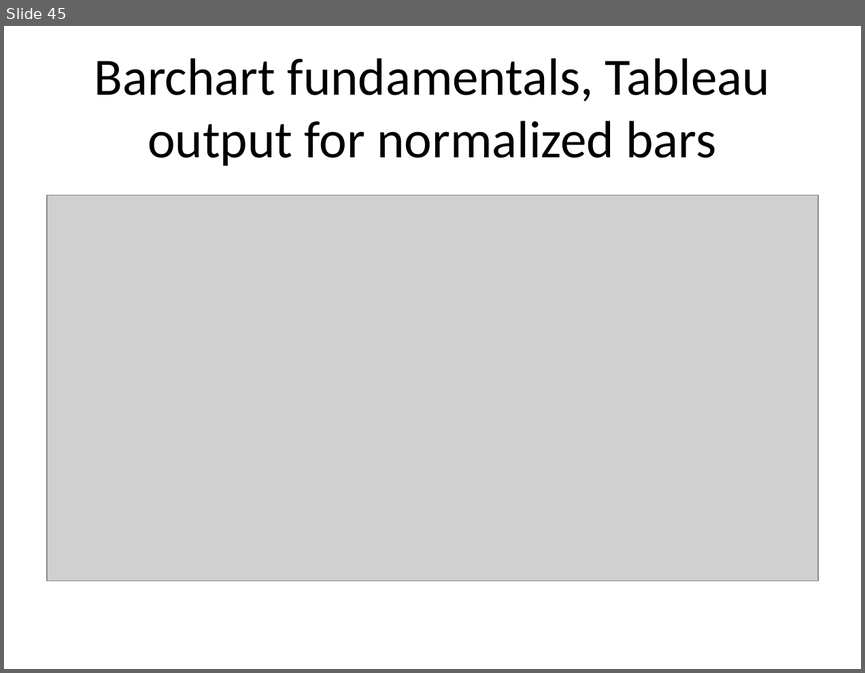
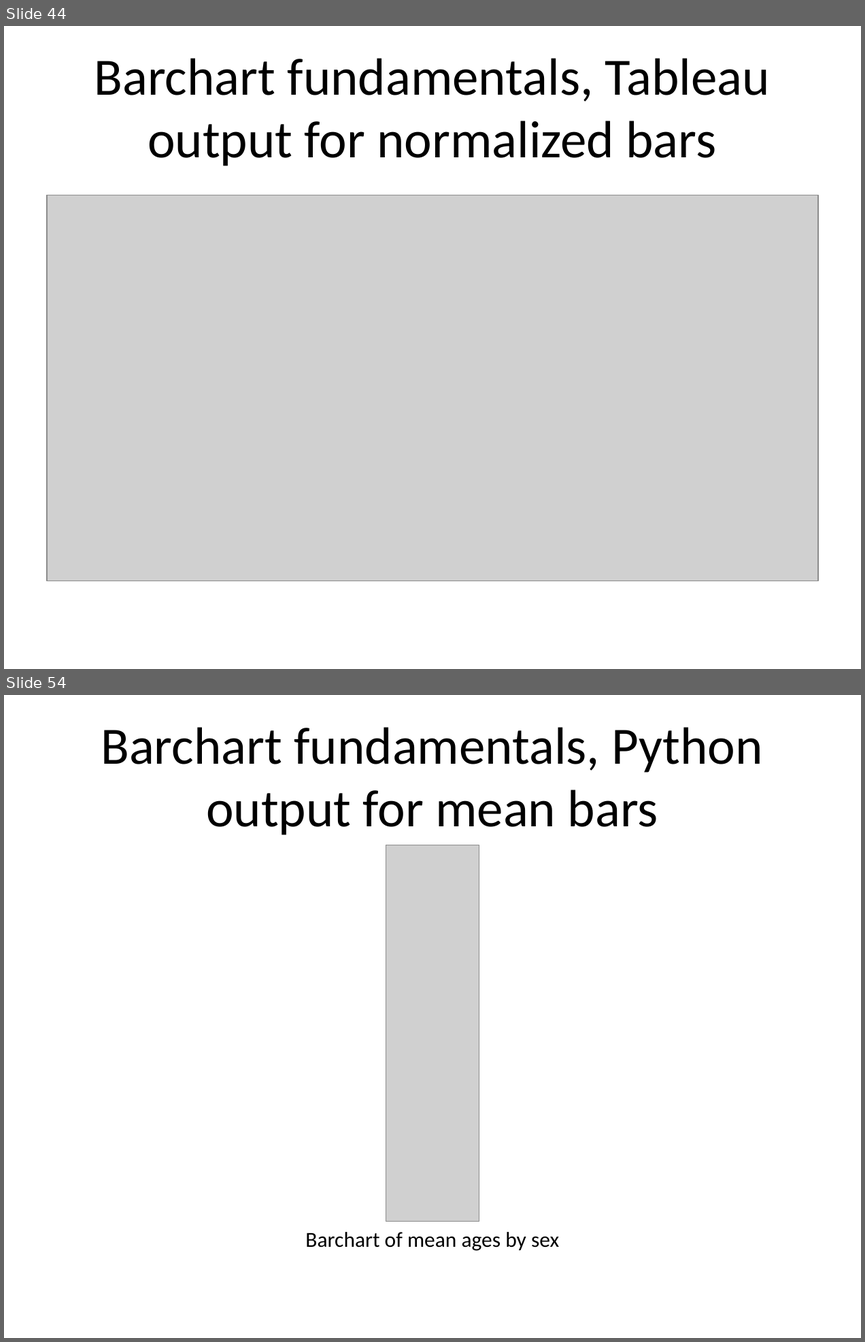
Before and after one commit to pmean/data-visualization, a slide deck: data-viz-02/component/fundamentals.pptx. Shown one above the other, each under a label of ours: slide 45 before the commit, slides 44 and 54 after it; the slides between them are not shown. The pictures are 865x673 and 865x1342 pixels, drawn with LibreOffice and Linux fonts; fonts in the diff are those of the drawing; grey boxes stand for pictures. Boxes give left, top, right and bottom in pixels: in the first picture for what was removed or moved away, otherwise in the second. Text is boxed around its words. In the diff, an @@ line names an element or a change of style, - is before the commit and + after.

```diff
--- a/data-viz-02/component/fundamentals.pptx
+++ b/data-viz-02/component/fundamentals.pptx
@@ slide 54 added at bbox=[4, 695, 861, 1338], background #FFFFFF @@
@@ title added at bbox=[101, 727, 762, 835], 44 pt, text #000000 @@
+Barchart fundamentals, Python output for mean bars
@@ picture added at bbox=[386, 845, 479, 1221] @@
@@ text added at bbox=[305, 1232, 559, 1251], 18 pt, text #000000 @@
+Barchart of mean ages by sex
@@ what was slide 45 is now slide 44 @@
```
Also in this commit, not shown: 8 slides changed, 5 other slides added, 12 slides removed, 16 other files.
